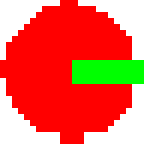
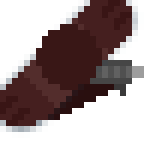
Two versions of the same layered image (144px x 144px). Layer-by-layer changes:
added layer "Layer 5" above "Layer 4" over [36, 24, 102, 90]
added layer "Layer 4" above "Layer 3" over [0, 0, 144, 138]
added layer "Layer 3" above "Group 3" over [78, 60, 144, 96]
added layer "Group 3" above "Layer 1" over [30, 60, 132, 120]
painted on "Layer 1" over [0, 0, 144, 144]
